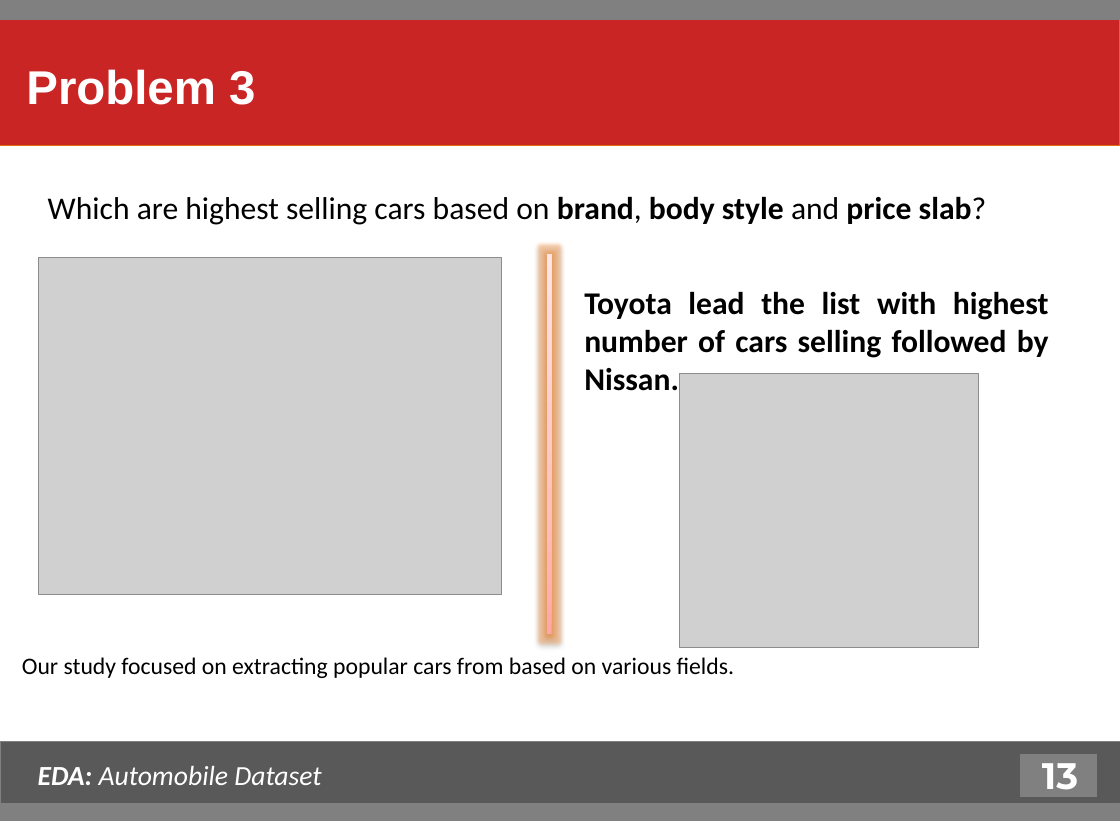
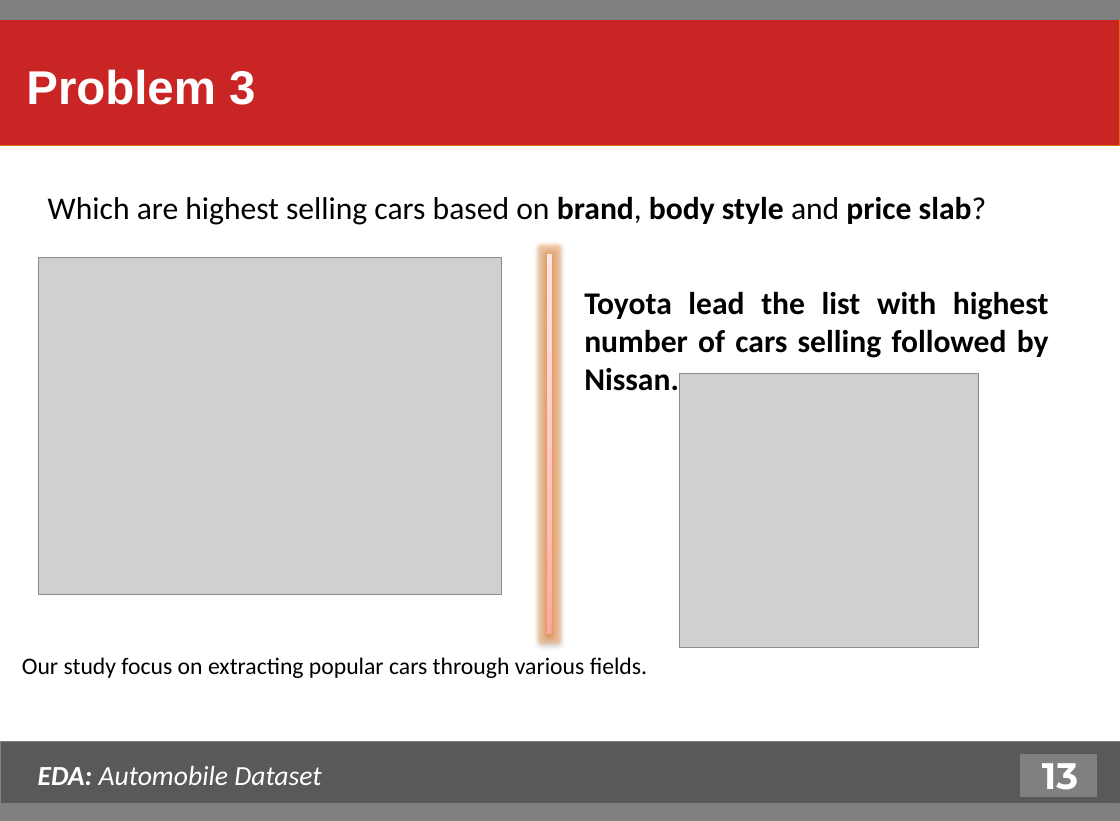
Before and after one commit to purnananda/Automobile_EDA, a slide deck: slide 14 of EDA_Automobile_Dataset.pptx. Drawn at 1120x821 pixels with LibreOffice and Linux fonts; fonts in the diff are those of the drawing; grey boxes stand for pictures. Boxes give left, top, right and bottom in pixels: in the first picture for what was removed or moved away, otherwise in the second. Text is boxed around its words. In the diff, an @@ line names an element or a change of style, - is before the commit and + after.

```diff
--- a/EDA_Automobile_Dataset.pptx
+++ b/EDA_Automobile_Dataset.pptx
@@ text at (22, 657, 647, 678): text changed @@
-Our study focused on extracting popular cars from based on various fields.
+Our study focus on extracting popular cars through various fields.
```
Also in this commit, not shown: 10 other slides changed, 1 slide added, 1 other file.
